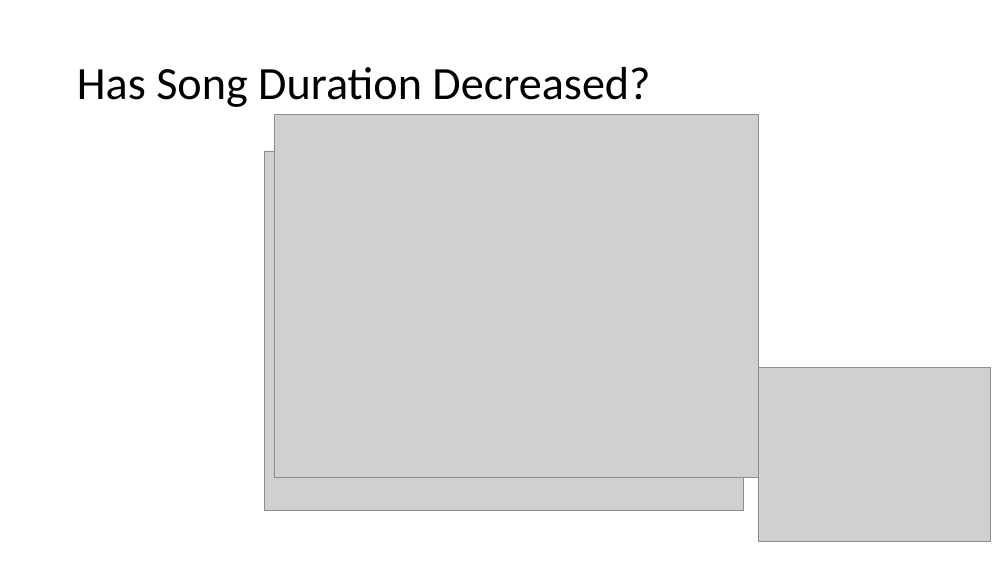
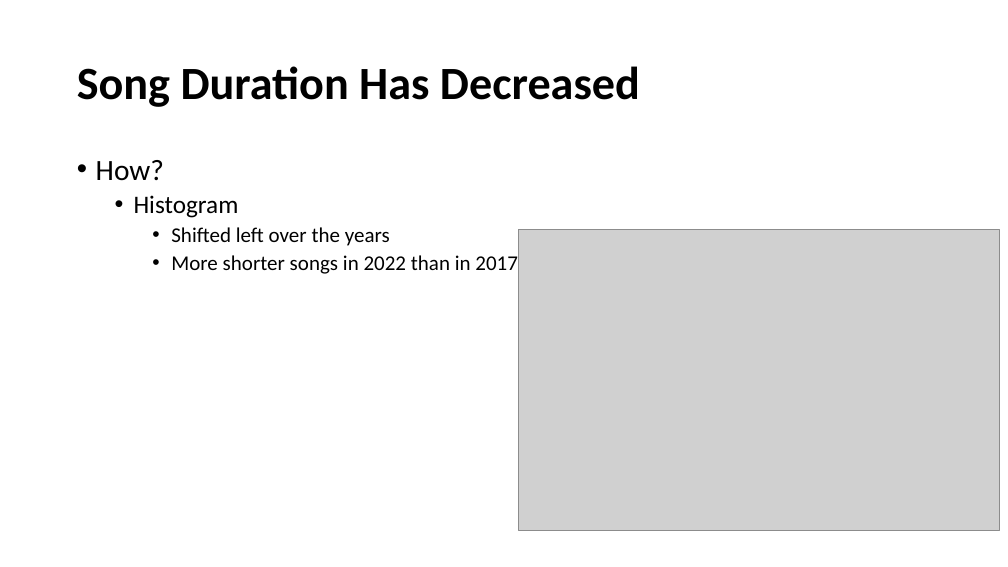
Before and after one commit to catisf/Project-1-Group-2, a slide deck: slide 7 of Report/Report.pptx (slide 5 before the commit). Drawn at 1008x567 pixels with LibreOffice and Linux fonts; fonts in the diff are those of the drawing; grey boxes stand for pictures. Boxes give left, top, right and bottom in pixels: in the first picture for what was removed or moved away, otherwise in the second. Text is boxed around its words. In the diff, an @@ line names an element or a change of style, - is before the commit and + after.

```diff
--- a/Report/Report.pptx
+++ b/Report/Report.pptx
@@ title at [77,66,640,107]: text changed; bold on @@
-Has Song Duration Decreased?
+Song Duration Has Decreased
@@ picture removed at [274,114,758,477] @@
@@ text added at [96,160,518,274], 20 pt, text #000000 @@
+• How?
+  • Histogram
+    • Shifted left over the years
+    • More shorter songs in 2022 than in 2017
@@ picture removed at [264,151,743,511] @@
@@ picture added at [518,230,999,531] @@
@@ picture removed at [758,368,991,541] @@
```
Also in this commit, not shown: 3 slides added, 16 other files.
